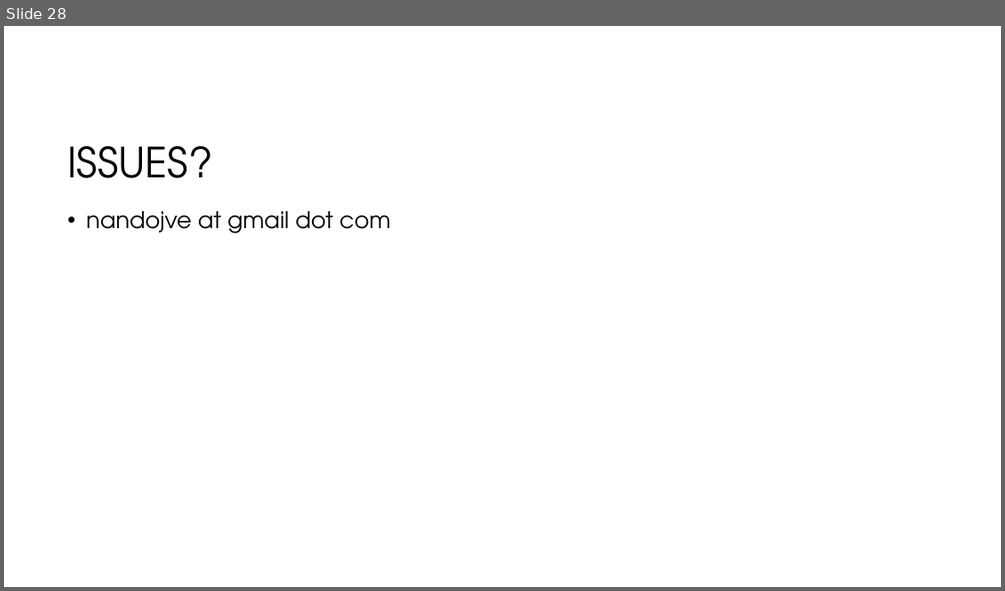
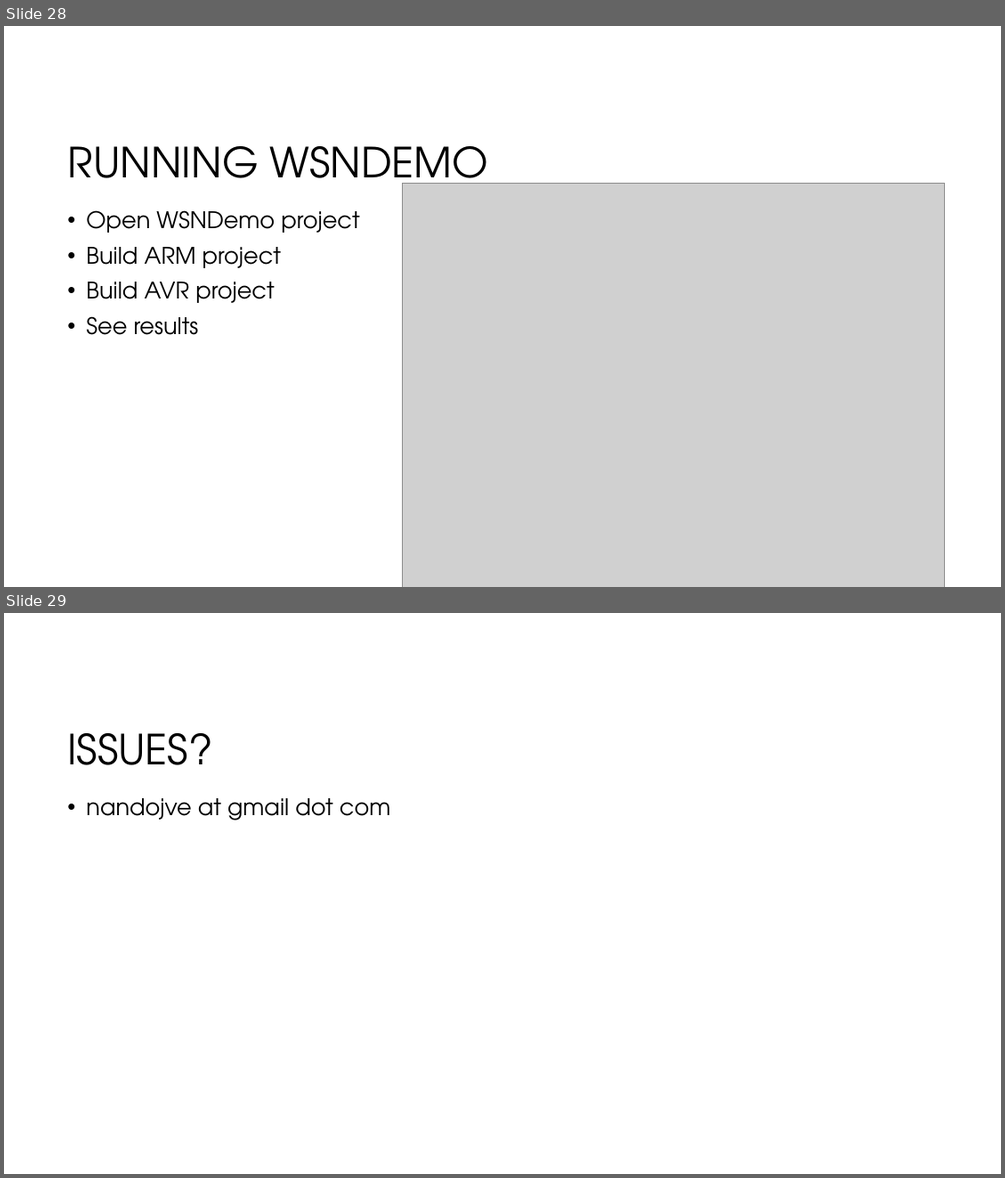
Before and after one commit to nandojve/hands-on, a slide deck: ATMEL Studio.pptx. Shown one above the other, each under a label of ours: slide 28 before the commit, slides 28 and 29 after it. The pictures are 1005x591 and 1005x1178 pixels, drawn with LibreOffice and Linux fonts; fonts in the diff are those of the drawing; grey boxes stand for pictures; background and template pictures are left out. Boxes give left, top, right and bottom in pixels: in the first picture for what was removed or moved away, otherwise in the second. Text is boxed around its words. In the diff, an @@ line names an element or a change of style, - is before the commit and + after.

```diff
--- a/ATMEL Studio.pptx
+++ b/ATMEL Studio.pptx
@@ slide 28 added at box(4, 26, 1001, 587), background #FFFFFF @@
@@ title added at box(67, 146, 488, 197), 40 pt, text #000000 @@
+RUNNING WSNDEMO
@@ picture added at box(403, 183, 945, 587) @@
@@ text added at box(86, 210, 359, 335), 22 pt, text #000000 @@
+• Open WSNDemo project
+• Build ARM project
+• Build AVR project
+• See results
@@ what was slide 28 is now slide 29 @@
```
Also in this commit, not shown: 1 slide changed.
